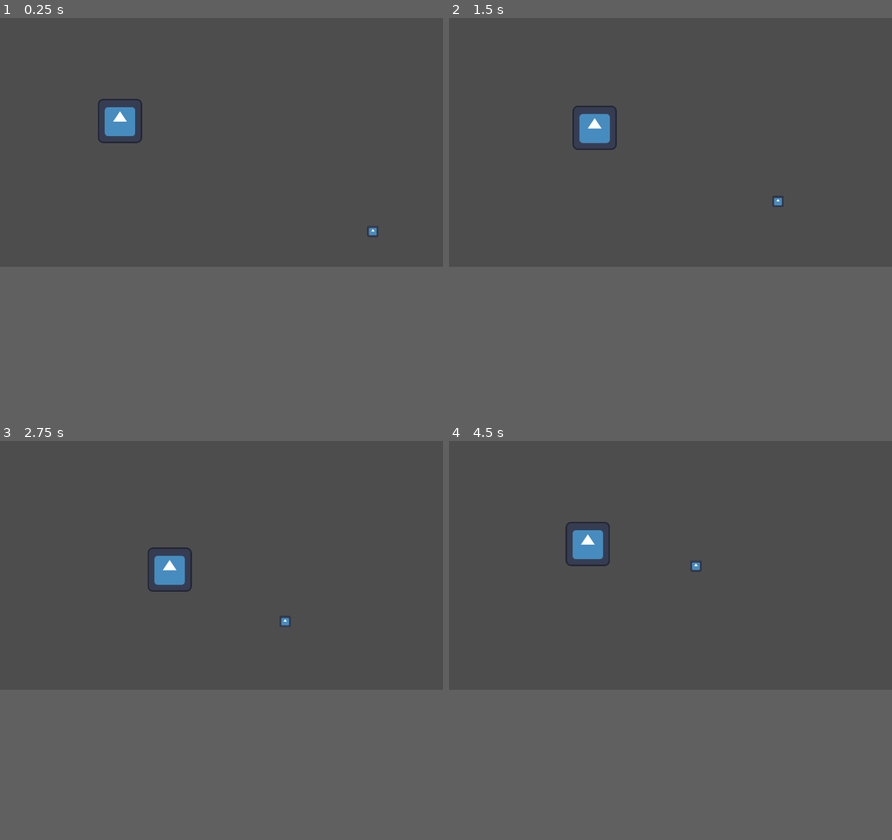
Above: before the commit, frames 1-4 (two rows, left to right).
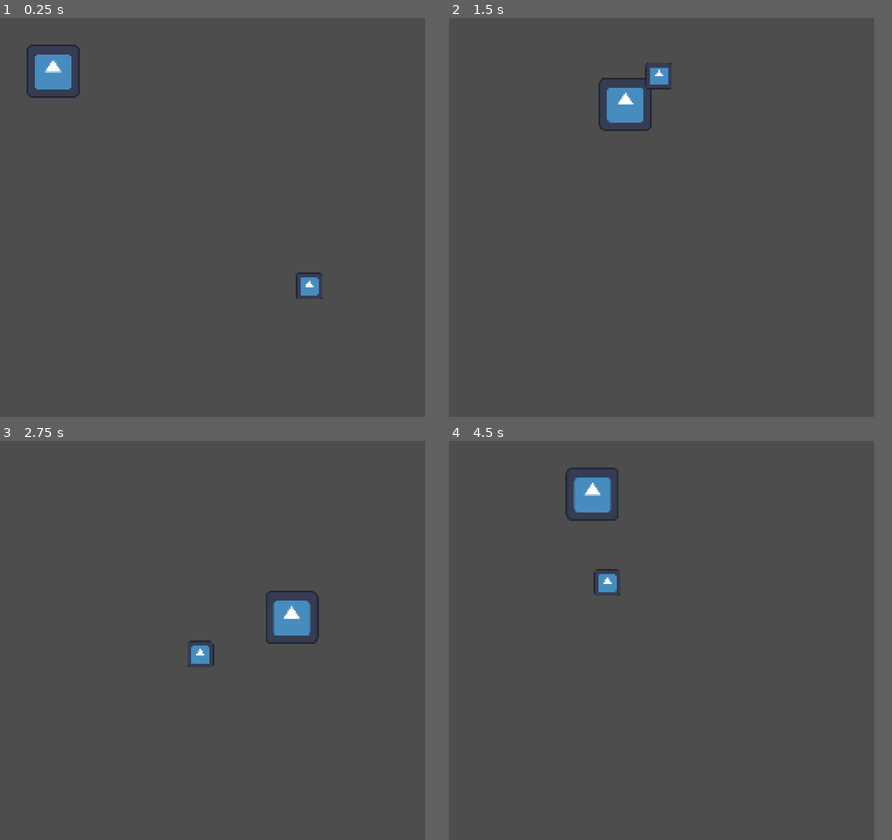
Above: after the commit, the same moments.

Repository: diego-escalante/GMTK2023-DuckDodge
Game: Godot game, scene res://Main.tscn
The game is run twice, just before and just after one commit, with the same random seed, the same clock (stepped at 60 frames per second) and the same inputs. The engine's default icon, where the game draws it, is replaced by a stand-in: a white triangle on a blue panel in a dark square.
Inputs:
- Up to frame 1 (0.25 s): no input
- Up to frame 2 (1.5 s): hold D (move_right) 0.53-1.28 s; hold S (move_down) from 1.28 s (still down)
- Up to frame 3 (2.75 s): release S (move_down) at 2.03 s; hold D (move_right) from 2.03 s (still down)
- Up to frame 4 (4.5 s): release D (move_right) at 2.78 s; hold W (move_up) 2.78-3.53 s; hold A (move_left) from 3.53 s (still down)
The window is 800x449 before the commit and 768x720 after it. Grey fills any space a smaller window leaves; there, only what the larger window draws over its background counts as a difference.

The runs differ from the first frame. In frame 1, 1.8% of the frame differs, in the area x 6-86%, y 6-71%; in frame 2, 1.7%; in frame 3, 1.8%; in frame 4, 1.9%, in the area x 26-57%, y 6-39%.

Commit message:
Set a more reasonable resolution

Diff:
--- a/Duck/Duck.tscn
+++ b/Duck/Duck.tscn
@@ -15,7 +15,7 @@
 }]
 
 [sub_resource type="RectangleShape2D" id="RectangleShape2D_cm13p"]
-size = Vector2(128, 128)
+size = Vector2(32, 32)
 
 [node name="Duck" type="CharacterBody2D" groups=["ducks"]]
 collision_mask = 4
@@ -24,6 +24,7 @@
 speed = 99.0
 
 [node name="AnimatedSprite2D" type="AnimatedSprite2D" parent="."]
+scale = Vector2(0.25, 0.25)
 sprite_frames = SubResource("SpriteFrames_j5jx1")
 
 [node name="CollisionShape2D" type="CollisionShape2D" parent="."]
--- a/Main.tscn
+++ b/Main.tscn
@@ -7,23 +7,23 @@
 [node name="Main" type="Node"]
 
 [node name="Duck" parent="." instance=ExtResource("2_bup2h")]
-position = Vector2(347, 298)
+position = Vector2(32, 32)
 
 [node name="StaticBody2D" parent="." instance=ExtResource("2_vmk6a")]
-position = Vector2(-1, 343)
-scale = Vector2(1, 40)
+position = Vector2(-16, 120)
+scale = Vector2(1, 7.5)
 
 [node name="StaticBody2D2" parent="." instance=ExtResource("2_vmk6a")]
-position = Vector2(1280, 354)
-scale = Vector2(1, 40)
+position = Vector2(272, 120)
+scale = Vector2(1, 7.5)
 
 [node name="StaticBody2D3" parent="." instance=ExtResource("2_vmk6a")]
-position = Vector2(668, 0)
-scale = Vector2(80, 1)
+position = Vector2(128, -16)
+scale = Vector2(8, 1)
 
 [node name="StaticBody2D4" parent="." instance=ExtResource("2_vmk6a")]
-position = Vector2(667, 720)
-scale = Vector2(80, 1)
+position = Vector2(128, 256)
+scale = Vector2(8, 1)
 
 [node name="Reticle" parent="." instance=ExtResource("3_d1p5t")]
-position = Vector2(1101, 639)
+position = Vector2(192, 192)
--- a/Reticle.tscn
+++ b/Reticle.tscn
@@ -2,10 +2,10 @@
 
 [ext_resource type="Script" path="res://Reticle.gd" id="1_p4rrm"]
 [ext_resource type="Texture2D" uid="uid://b21kuwkmeay40" path="res://icon.svg" id="1_topmk"]
-[ext_resource type="Script" path="res://TimerWithRandomRange.gd" id="3_3yqv6"]
+[ext_resource type="Script" path="res://Utils/TimerWithRandomRange/TimerWithRandomRange.gd" id="3_1mlyp"]
 
 [sub_resource type="CircleShape2D" id="CircleShape2D_2ukm7"]
-radius = 17.1172
+radius = 8.0
 
 [node name="Reticle" type="CharacterBody2D"]
 collision_layer = 2
@@ -15,7 +15,7 @@
 speed = 125.0
 
 [node name="Sprite2D" type="Sprite2D" parent="."]
-scale = Vector2(0.25, 0.25)
+scale = Vector2(0.125, 0.125)
 texture = ExtResource("1_topmk")
 
 [node name="CollisionShape2D" type="CollisionShape2D" parent="."]
@@ -23,4 +23,4 @@
 
 [node name="SetTargetTimer" type="Timer" parent="."]
 autostart = true
-script = ExtResource("3_3yqv6")
+script = ExtResource("3_1mlyp")
--- a/TimerWithRandomRange.gd
+++ /dev/null
@@ -1,9 +0,0 @@
-extends Timer
-class_name TimerWithRandomRange
-
-@export var minimumWaitTime := 0.0
-@export var maximumWaitTime := 1.0
-
-func _ready():
-	wait_time = randf_range(minimumWaitTime, maximumWaitTime)
-	timeout.connect(func(): wait_time = randf_range(minimumWaitTime, maximumWaitTime))
--- /dev/null
+++ b/Utils/TimerWithRandomRange/TimerWithRandomRange.gd
@@ -0,0 +1,19 @@
+extends Timer
+class_name TimerWithRandomRange
+
+@export var delta_wait_time := 0.5
+var _original_wait_time: float
+
+func set_new_wait_time(new_wait_time: float, new_delta_wait_time: float):
+	_original_wait_time = new_wait_time
+	delta_wait_time = new_delta_wait_time
+	_set_random_wait_time
+
+func _ready():
+	_original_wait_time = wait_time
+	_set_random_wait_time
+	timeout.connect(_set_random_wait_time)
+
+
+func _set_random_wait_time() -> void:
+	wait_time = _original_wait_time + randf_range(-delta_wait_time, delta_wait_time)
--- a/TimerWithRandomRange.tscn
+++ b/Utils/TimerWithRandomRange/TimerWithRandomRange.tscn
@@ -1,6 +1,6 @@
 [gd_scene load_steps=2 format=3 uid="uid://iy876rnhruvc"]
 
-[ext_resource type="Script" path="res://TimerWithRandomRange.gd" id="1_o3btv"]
+[ext_resource type="Script" path="res://Utils/TimerWithRandomRange/TimerWithRandomRange.gd" id="1_o3btv"]
 
 [node name="TimerWithRandomRange" type="Timer"]
 script = ExtResource("1_o3btv")
--- a/Wall.tscn
+++ b/Wall.tscn
@@ -1,6 +1,7 @@
 [gd_scene load_steps=2 format=3 uid="uid://55eliuohw4nm"]
 
 [sub_resource type="RectangleShape2D" id="RectangleShape2D_smfee"]
+size = Vector2(32, 32)
 
 [node name="Wall" type="StaticBody2D"]
 collision_layer = 4
--- a/project.godot
+++ b/project.godot
@@ -17,8 +17,12 @@
 
 [display]
 
-window/size/viewport_width=1281
-window/size/viewport_height=720
+window/size/viewport_width=256
+window/size/viewport_height=240
+window/size/resizable=false
+window/size/window_width_override=1024
+window/size/window_height_override=960
+window/stretch/mode="viewport"
 
 [input]
 
